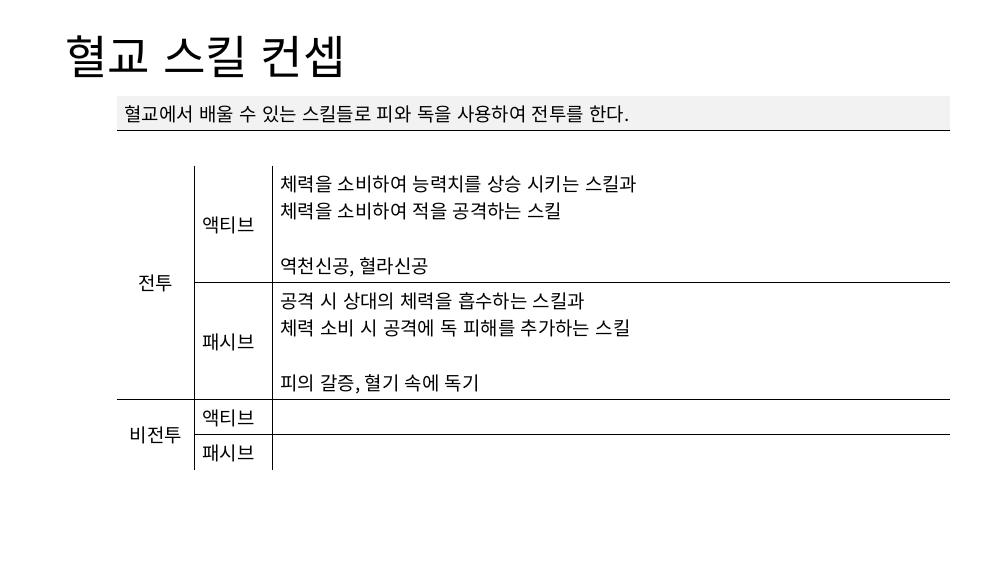
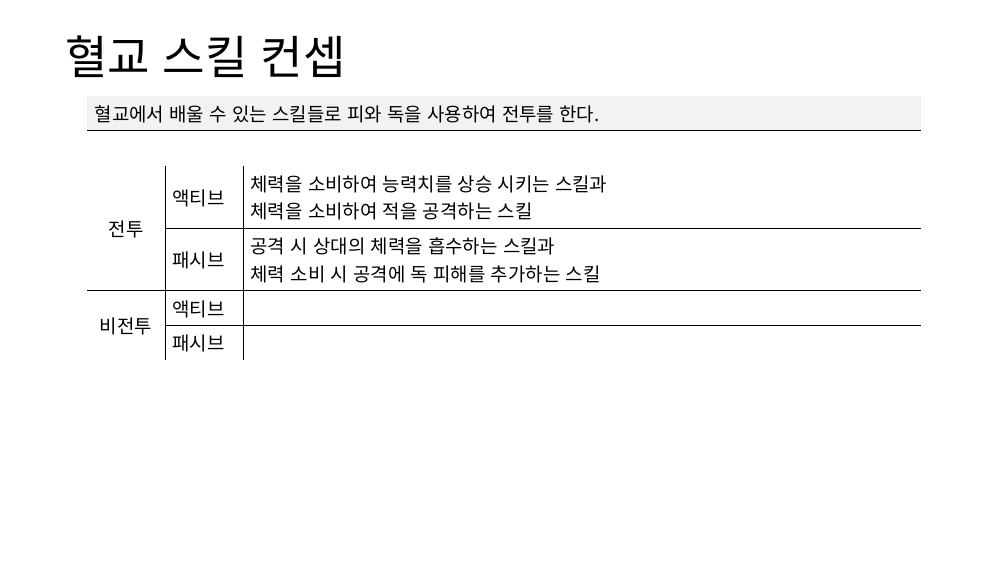
Before and after one commit to yjk0401/unityenginebasic_9th, a slide deck: slide 13 of 기획/방랑엽사전/스킬 기획서.pptx. Drawn at 1008x567 pixels with LibreOffice and Linux fonts; fonts in the diff are those of the drawing. Boxes give left, top, right and bottom in pixels: in the first picture for what was removed or moved away, otherwise in the second. Text is boxed around its words. In the diff, an @@ line names an element or a change of style, - is before the commit and + after.

```diff
--- a/기획/방랑엽사전/스킬 기획서.pptx
+++ b/기획/방랑엽사전/스킬 기획서.pptx
@@ table at (87, 96, 920, 356) @@
-row 3, column 3: 체력을 소비하여 능력치를 상승 시키는 스킬과 / 체력을 소비하여 적을 공격하는 스킬 / 역천신공, 혈라신공
+row 3, column 3: 체력을 소비하여 능력치를 상승 시키는 스킬과 / 체력을 소비하여 적을 공격하는 스킬
-row 4, column 3: 공격 시 상대의 체력을 흡수하는 스킬과 / 체력 소비 시 공격에 독 피해를 추가하는 스킬 / 피의 갈증, 혈기 속에 독기
+row 4, column 3: 공격 시 상대의 체력을 흡수하는 스킬과 / 체력 소비 시 공격에 독 피해를 추가하는 스킬
@@ table: place and size @@
-table at (117, 96, 951, 466)
+table at (87, 96, 920, 356)
```
Also in this commit, not shown: 14 other slides changed, 4 slides added, 3 other files.
